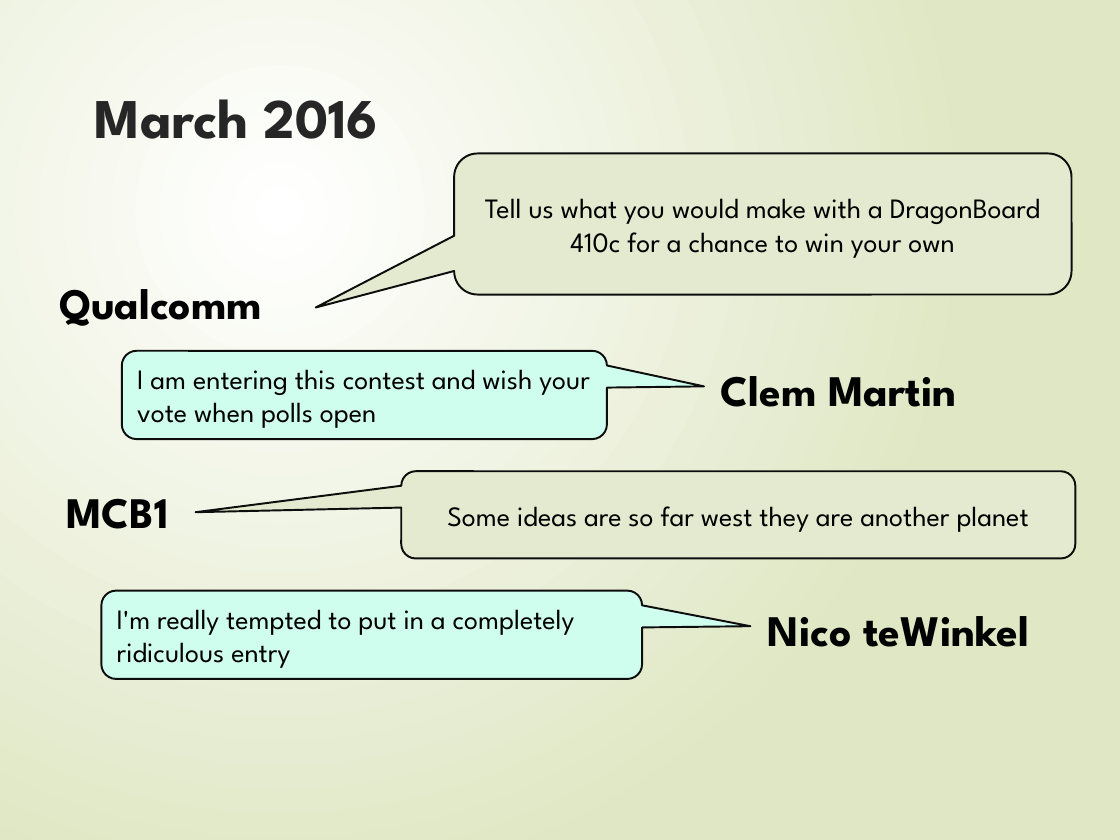
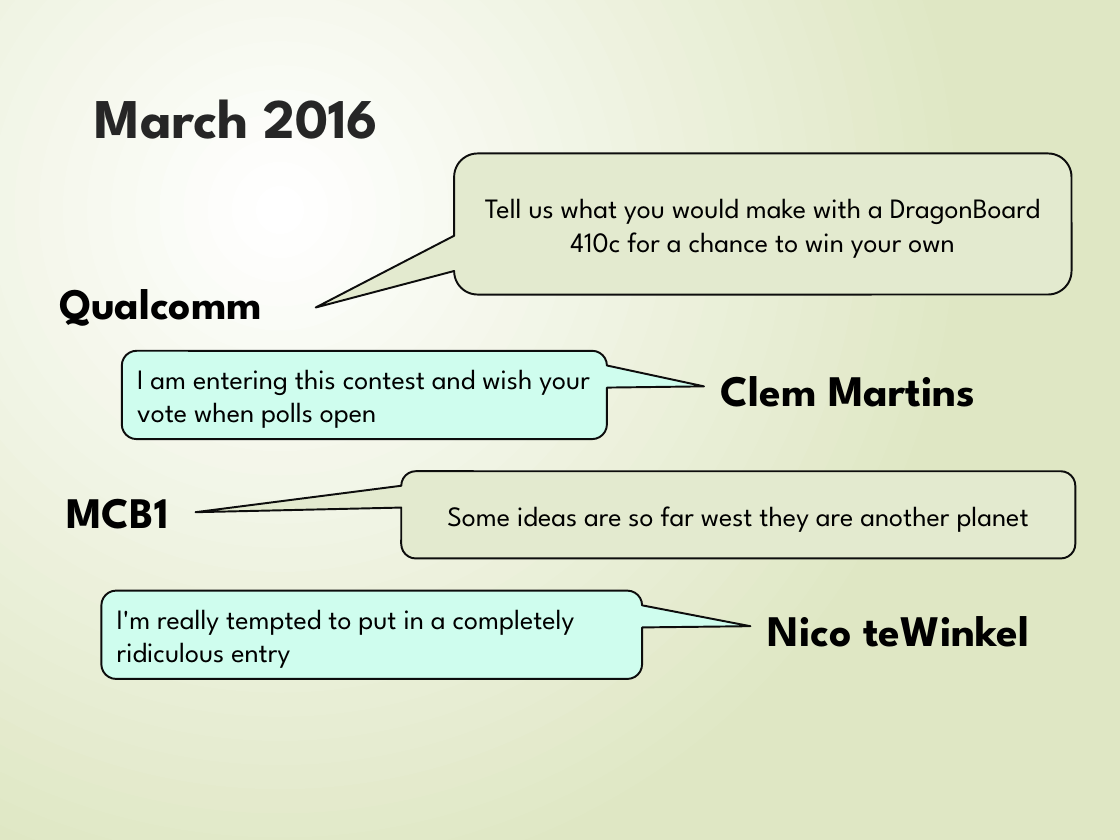
Before and after one commit to Workshopshed/Dragon, a slide deck: slide 4 of HowIEnteredADesignContestByAccident.pptx. Drawn at 1120x840 pixels with LibreOffice and Linux fonts; fonts in the diff are those of the drawing. Boxes give left, top, right and bottom in pixels: in the first picture for what was removed or moved away, otherwise in the second. Text is boxed around its words. In the diff, an @@ line names an element or a change of style, - is before the commit and + after.

Commit message:
Presentation
Fixed Clem's name

```diff
--- a/HowIEnteredADesignContestByAccident.pptx
+++ b/HowIEnteredADesignContestByAccident.pptx
@@ text at (721,376,975,407): text changed @@
-Clem Martin
+Clem Martins
```
